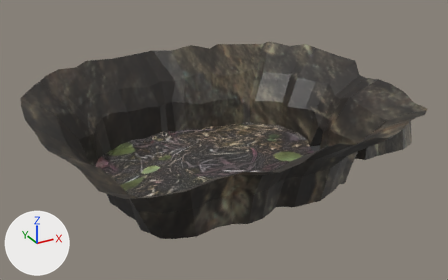
A saved change to the FBX model Assets/Models/MageArea/MageArea.fbx.
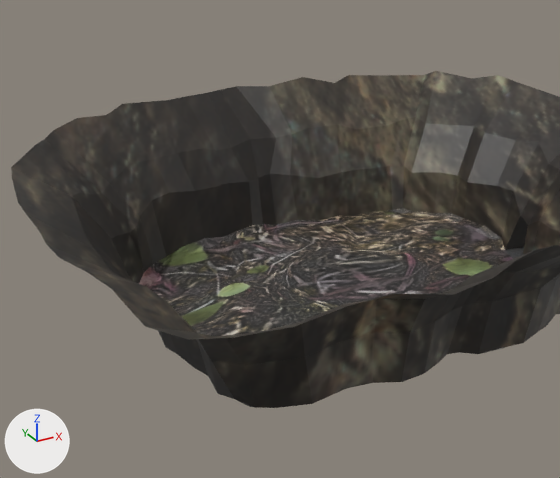
The first picture shows the older version from a camera (50 mm lens) standing at (-63.3, -119.1, 67.7) and looking at (2.9, 1.3, 7.5). The close-ups show the older and then the newer version on the part from 3% to 76% of the width and 0% to 100% of the height of that picture. Only the edits that show in the close-ups are written down. The axes (+X, +Y, +Z) are drawn at lower left. The lights are the same throughout.

Names of what the first close-up shows: 'Area'.
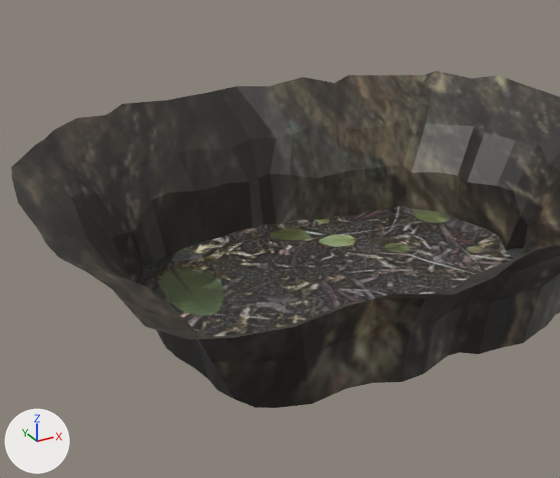
Changed parts and their boxes (x1, y1, x2, y2) in the close-ups (560 x 478 px; the box of a moved part takes in the faces that stretch with it):
'Area', reshaped, surface changed: (11, 71, 560, 408) in both
part 1 of me_area, moved or reshaped: (371, 165, 514, 243) in both
part 2 of me_area, moved or reshaped: (112, 178, 277, 297) in both
part 3 of me_area, moved or reshaped: before (158, 331, 253, 407); after (156, 330, 234, 399)
part 4 of me_area, surface changed: before (139, 208, 513, 407); after (139, 206, 513, 337)

The change, as a list of edits to the scene's bpy script:
```text
Change me_area:
    where me_area.from_pydata(...)  # 627 vertices, 606 faces; spans x -41.7..55.8, y -39.8..40.2, z -1.7..21.5
    used by ob_area; location = (0.0, 0.0, 0.0)
    before: 44 (29.5, 8.2, 1.6) at pixel (484, 225), 45 (28.1, 11.8, 1.8) at pixel (464, 218), 46 (27.5, 14.9, 1.7) at pixel (450, 212)
    me_area part 1
    add for i in [44, 45, 46]: me_area.vertices[i].co += Vector((0.0, 0.0, -0.5))
    me_area.vertices[3].co: (22.6, 21.9, 1.1) -> (23.5, 22.7, 1.1)  # pixel (403, 208) -> pixel (404, 205)
    me_area.vertices[47].co: (26.1, 17.7, 1.0) -> (26.1, 17.7, 1.4)  # pixel (433, 213) -> pixel (433, 210)
    me_area.vertices[48].co: (23.6, 20.7, 0.8) -> (23.6, 20.7, 1.2)  # pixel (411, 211) -> pixel (411, 208)
    me_area.vertices[49].co: (21.3, 23.1, 0.6) -> (22.0, 24.1, 0.6)  # pixel (392, 209) -> pixel (393, 207)
    me_area.vertices[284].co: (28.6, 9.5, 0.5) -> (27.6, 9.2, 0.5)  # pixel (474, 230) -> pixel (470, 231)
    me_area.vertices[285].co: (27.3, 12.9, 0.7) -> (26.2, 12.8, 0.7)  # pixel (456, 223) -> pixel (450, 225)
    me_area.vertices[286].co: (26.3, 15.4, 0.8) -> (25.7, 15.1, 0.8)  # pixel (442, 218) -> pixel (440, 219)
    me_area.vertices[287].co: (23.9, 18.5, 0.6) -> (23.7, 18.2, 0.6)  # pixel (420, 215) -> pixel (419, 216)
    me_area.vertices[288].co: (22.0, 21.2, 0.5) -> (22.4, 21.5, 0.5)  # pixel (401, 213) -> pixel (402, 212)
    me_area part 2
    me_area.vertices[2].co: (-23.0, 19.9, 0.4) -> (-23.0, 19.9, 1.3)  # pixel (144, 272) -> pixel (143, 267)
    me_area.vertices[6].co: (-26.9, 13.3, 0.1) -> (-26.9, 13.3, 0.8)
    me_area.vertices[57].co: (-3.5, 24.6, 2.3) -> (-3.5, 24.6, 1.8)  # pixel (252, 225) -> pixel (252, 227)
    me_area.vertices[60].co: (-12.1, 23.3, 2.3) -> (-12.1, 23.3, 1.8)  # pixel (204, 238) -> pixel (204, 241)
    me_area.vertices[61].co: (-15.4, 23.2, 1.8) -> (-15.4, 23.2, 1.5)  # pixel (184, 245) -> pixel (184, 247)
    me_area.vertices[78].co: (-21.4, 19.2, 0.3) -> (-21.3, 18.9, 0.6)  # pixel (155, 273) -> pixel (156, 272)
    me_area.vertices[138].co: (-9.6, 23.0, 1.1) -> (-9.6, 22.5, 1.4)  # pixel (220, 243) -> pixel (221, 242)
    me_area.vertices[153].co: (-6.9, 23.6, 1.1) -> (-6.8, 23.2, 1.1)  # pixel (235, 238) -> pixel (237, 239)
    me_area.vertices[168].co: (-4.1, 23.8, 1.1) -> (-4.3, 23.1, 1.1)  # pixel (251, 234) -> pixel (251, 236)
    me_area part 3
    me_area.vertices[11].co: (-27.9, -0.2, 2.1) -> (-27.9, -0.2, 1.7)  # not seen -> pixel (156, 330)
    me_area.vertices[12].co: (-28.2, -2.6, 2.3) -> (-28.2, -2.6, 1.8)  # pixel (159, 334) -> pixel (160, 337)
    me_area.vertices[14].co: (-27.8, -8.0, 2.0) -> (-27.8, -8.0, 1.5)  # pixel (177, 354) -> pixel (177, 357)
    me_area.vertices[16].co: (-26.3, -14.4, 1.8) -> (-26.3, -14.4, 1.4)  # pixel (208, 375) -> pixel (208, 379)
    me_area.vertices[17].co: (-26.3, -17.4, 1.0) -> (-26.3, -17.4, 1.5)  # pixel (217, 393) -> pixel (217, 390)
    me_area.vertices[64].co: (-24.0, -21.4, 0.8) -> (-22.8, -20.4, 0.8)  # pixel (249, 406) -> not seen
    me_area part 4: texture (UV) coordinates of 256 of 606 faces, centred in x -26.7..29.4, y -24.7..24.5, z -0.1..2.1, changed; they spanned u 0.0..1.0, v 0.0..1.0 and now span u 0.0..0.87, v 0.0..1.0
```
